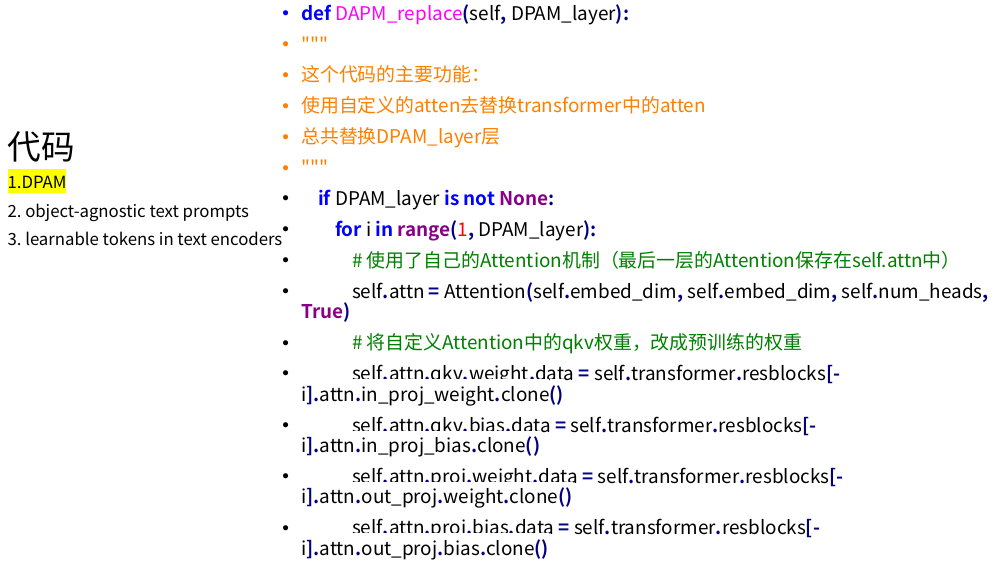
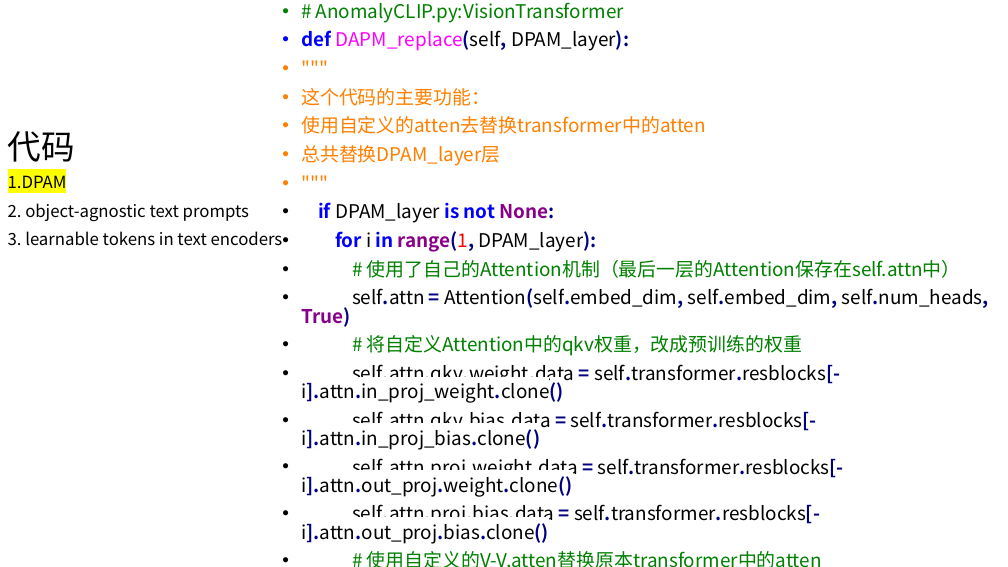
Before and after one commit to wushengxin2012/fileRepository, a slide deck: slide 21 of 2310.18961v10-AnomlyClip.pptx. Drawn at 1008x567 pixels with LibreOffice and Linux fonts; fonts in the diff are those of the drawing. Boxes give left, top, right and bottom in pixels: in the first picture for what was removed or moved away, otherwise in the second. Text is boxed around its words. In the diff, an @@ line names an element or a change of style, - is before the commit and + after.

Commit message:
dell update AnomalyCLIP ppt

```diff
--- a/2310.18961v10-AnomlyClip.pptx
+++ b/2310.18961v10-AnomlyClip.pptx
@@ text at [316, 2, 624, 23]: paragraph added @@
+• # AnomalyCLIP.py:VisionTransformer
@@ text at [301, 30, 989, 544]: line spacing 0.9 to 0.8 @@
```
Also in this commit, not shown: 1 other slide changed, 4 slides added.
